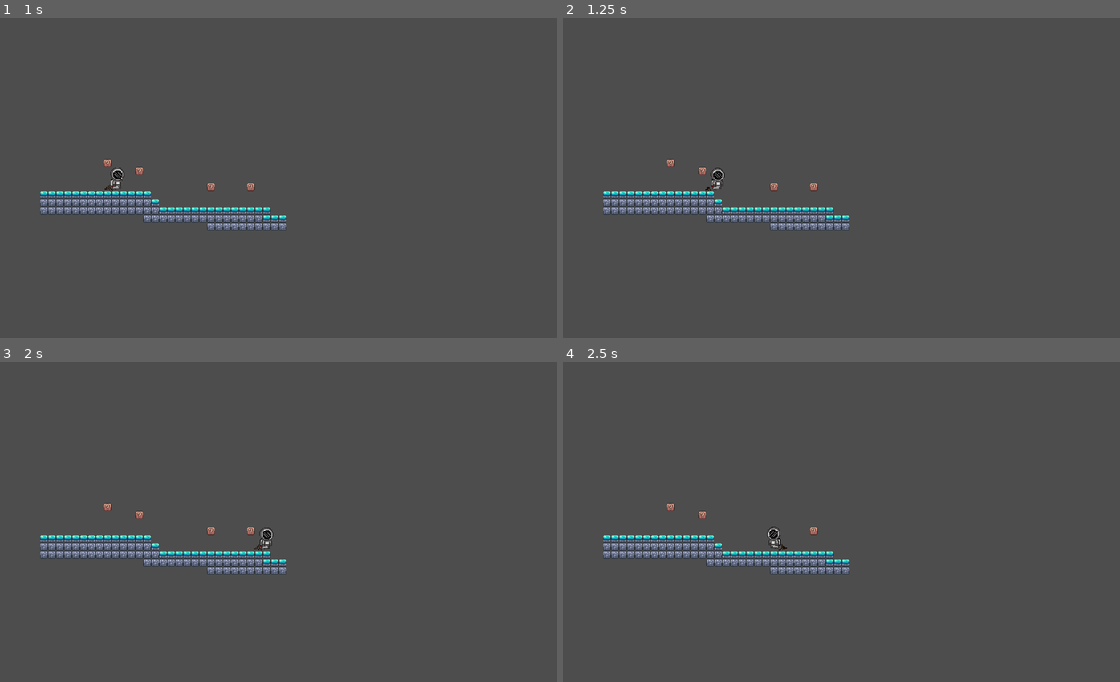
Above: before the commit, frames 1-4 (two rows, left to right).
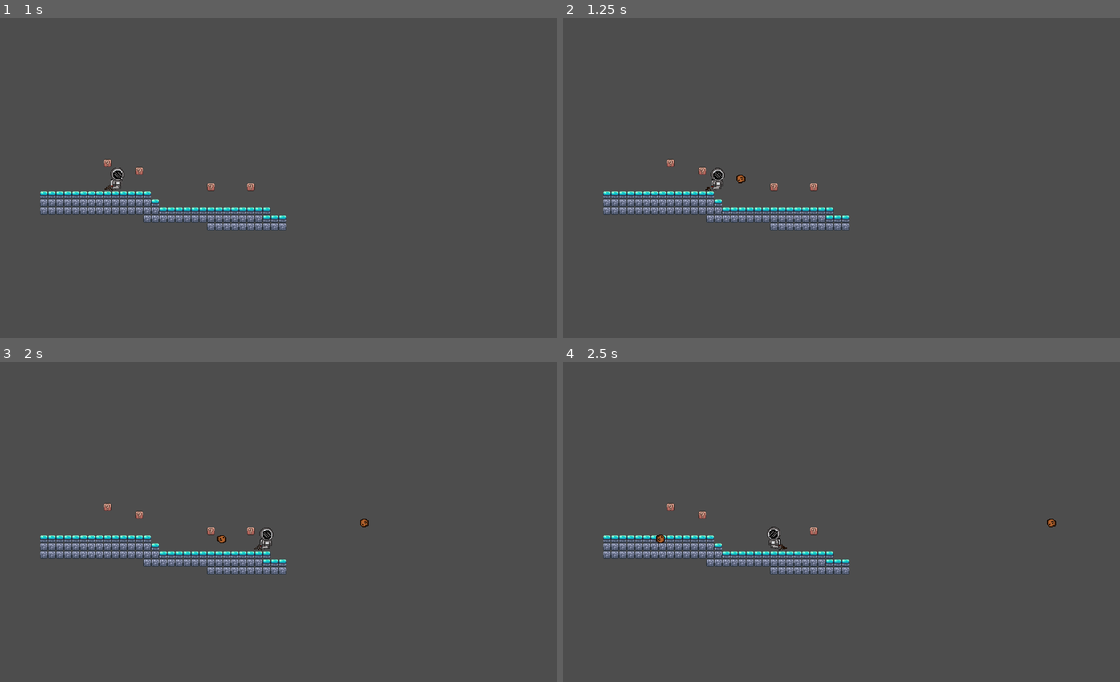
Above: after the commit, the same moments.

Repository: varun-r-mallya/WTFxIDGC
Game: Godot game, scene res://scenes/platform.tscn
Two runs of this game, one before a commit and one after it. Both use one fixed random seed, a clock stepped at 60 frames per second and the inputs below.
Inputs (mouse positions are in pixels of both pictures, inside the frame that each line leads up to):
- Up to frame 1 (1 s): tap Enter (ui_accept) at 0.5, 0.6, 0.77 s; move the mouse to (395, 162) at 0.52 s; hold Right (ui_right) from 0.53 s (still down)
- Up to frame 2 (1.25 s): keep holding Right (ui_right); tap Enter (ui_accept) at 1.07 s
- Up to frame 3 (2 s): keep holding Right (ui_right); move the mouse to (155, 538) at 1.27 s; tap Enter (ui_accept) at 1.35, 1.52, 1.82 s
- Up to frame 4 (2.5 s): move the mouse to (891, 451) at 2.02 s; release Right (ui_right) at 2.03 s; hold Left (ui_left) from 2.03 s (still down); tap Enter (ui_accept) at 2.1 s

Frame 1 is identical in both runs. In frame 2, less than 0.1% of the frame differs, in the area x 31-33%, y 48-52%; in frame 3, less than 0.1%; in frame 4, less than 0.1%, in the area x 16-89%, y 48-57%.

Commit message:
pew-pew gun done!

Diff:
--- /dev/null
+++ b/scenes/blast.tscn
@@ -0,0 +1,20 @@
+[gd_scene load_steps=5 format=3 uid="uid://dewqy4hm42d40"]
+
+[ext_resource type="Texture2D" uid="uid://ds2jbyu3xppic" path="res://assets/spr_meteor_small.png" id="1_parqd"]
+[ext_resource type="Script" path="res://scripts/blast.gd" id="1_xf8cx"]
+
+[sub_resource type="GDScript" id="GDScript_6j826"]
+
+[sub_resource type="CircleShape2D" id="CircleShape2D_tfex8"]
+
+[node name="blast" type="Area2D"]
+script = ExtResource("1_xf8cx")
+
+[node name="Sprite2D" type="Sprite2D" parent="."]
+position = Vector2(-0.5, -1)
+scale = Vector2(0.175926, 0.195652)
+texture = ExtResource("1_parqd")
+script = SubResource("GDScript_6j826")
+
+[node name="CollisionShape2D" type="CollisionShape2D" parent="."]
+shape = SubResource("CircleShape2D_tfex8")
--- a/scenes/character.tscn
+++ b/scenes/character.tscn
@@ -1,6 +1,6 @@
 [gd_scene load_steps=20 format=3 uid="uid://bf6odn0rct507"]
 
-[ext_resource type="Script" path="res://scripts/character.gd" id="1_xgwwl"]
+[ext_resource type="Script" path="res://scripts/Character.gd" id="1_xgwwl"]
 [ext_resource type="Texture2D" uid="uid://pleg6l8plud" path="res://assets/space man.png" id="1_ywuun"]
 
 [sub_resource type="AtlasTexture" id="AtlasTexture_bq4n4"]
--- /dev/null
+++ b/scripts/TileMap.gd
@@ -0,0 +1,11 @@
+extends TileMap
+
+
+# Called when the node enters the scene tree for the first time.
+func _ready():
+	pass # Replace with function body.
+
+
+# Called every frame. 'delta' is the elapsed time since the previous frame.
+func _process(delta):
+	pass
--- /dev/null
+++ b/scripts/blast.gd
@@ -0,0 +1,13 @@
+extends Area2D
+
+const MOVE_SPEED = 500
+
+var direction : Vector2
+
+func set_arrow(position,targetPosition):
+	global_position = position
+	direction = (targetPosition-position).normalized()
+	rotation_degrees = rad_to_deg(position.angle_to_point(targetPosition))
+
+func _physics_process(delta):
+	position += direction*MOVE_SPEED*delta
--- a/scripts/character.gd
+++ b/scripts/character.gd
@@ -3,7 +3,11 @@
 
 const SPEED = 300.0
 const JUMP_VELOCITY = -400.0
-
+var isShooting = false
+var targetPosition: Vector2
+var shootDirection: Vector2
+var preloadBlast = preload("res://scenes/blast.tscn")
+@onready var sprite = $AnimatedSprite2D
 # Get the gravity from the project settings to be synced with RigidBody nodes.
 var gravity = ProjectSettings.get_setting("physics/2d/default_gravity")
 
@@ -15,19 +19,52 @@
 	# Handle jump.
 	if Input.is_action_just_pressed("ui_up") and is_on_floor():
 		velocity.y = JUMP_VELOCITY
-		$AnimatedSprite2D.play("idle")
+		sprite.play("idle")
 
 	# Get the input direction and handle the movement/deceleration.
 	# As good practice, you should replace UI actions with custom gameplay actions.
 	var direction = Input.get_axis("ui_left", "ui_right")
 	if direction:
 		if direction == 1:
-			$AnimatedSprite2D.flip_h = true
+			sprite.flip_h = true
 		else:
-			$AnimatedSprite2D.flip_h = false
-		$AnimatedSprite2D.play("move_ahead")
+			sprite.flip_h = false
+		sprite.play("move_ahead")
 		velocity.x = direction * SPEED
 	else:
 		velocity.x = move_toward(velocity.x, 0, SPEED)
+	_shoot()
+	move_and_slide()
 
-	move_and_slide()
+func _set_animation(direction):
+	if direction.x < 0: sprite.flip_h = true
+	elif direction.x > 0: sprite.flip_h = false
+
+	if isShooting:
+		if shootDirection.x < 0: sprite.flip_h = true
+		elif shootDirection.x > 0: sprite.flip_h = false
+
+		var shootDegree = rad_to_deg(position.angle_to_point(targetPosition))
+
+		if shootDegree > 45 && shootDegree < 135: sprite.play("move_ahead")
+		elif shootDegree < -45 && shootDegree > -135: sprite.play("idle")
+		else: sprite.play("back")
+	else:
+		if velocity != Vector2.ZERO: sprite.play("move_ahead")
+		else: sprite.play("move_ahead")
+
+func _shoot():
+	if Input.is_action_just_pressed("ui_accept"):
+		if isShooting: return
+
+		isShooting = true
+		targetPosition = get_global_mouse_position()
+		shootDirection = (targetPosition-global_position).normalized()
+
+		await get_tree().create_timer(0.5).timeout
+		var blast = preloadBlast.instantiate()
+		blast.set_arrow(global_position,targetPosition)
+		get_parent().add_child(blast)
+
+		await get_tree().create_timer(0.2).timeout
+		isShooting = false
